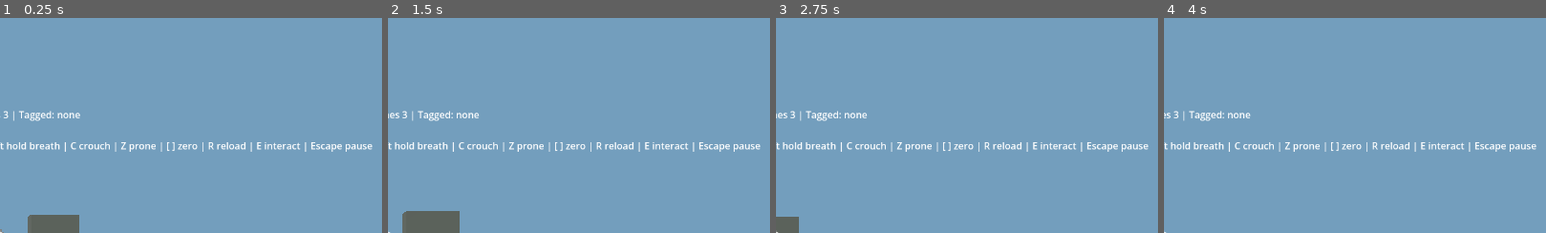
Above: before the commit, frames 1-4 (left to right).
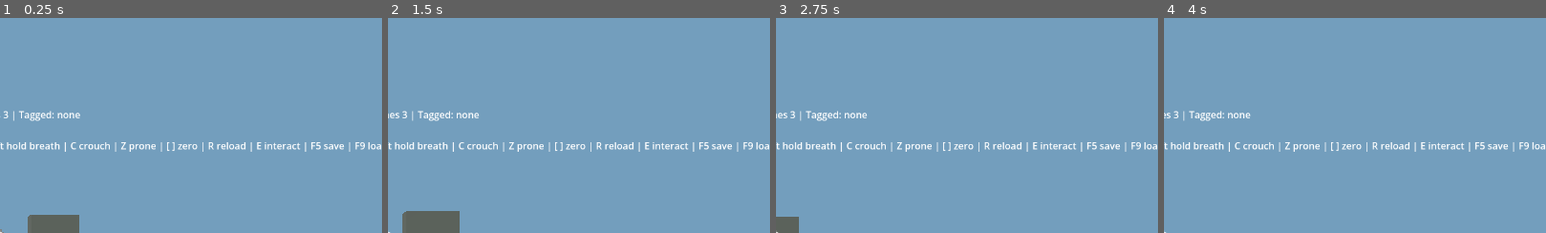
Above: after the commit, the same moments.

Repository: adam656677-oss/sniper
Game: Godot game, scene res://main.tscn
The game is run twice, just before and just after one commit, with the same random seed, the same clock (stepped at 60 frames per second) and the same inputs.
Inputs (mouse positions are % of the whole screen's width and height, from its top left):
- Up to frame 1 (0.25 s): no input
- Up to frame 2 (1.5 s): tap E (interact) at 0.5, 1.25 s; move the mouse to (55, 50) at 0.52 s; hold Right mouse button (aim) 0.53-1.28 s; hold W (move_forward) from 0.53 s (still down); click (55, 50) at 0.67 s; tap B (binoculars) at 0.8, 1.35 s; move the mouse to (45, 50) at 1.27 s; click (45, 50) at 1.42 s
- Up to frame 3 (2.75 s): keep holding W (move_forward); tap C (crouch) at 1.55 s; tap E (interact) at 2 s; move the mouse to (52, 48) at 2.02 s; hold C (crouch) from 2.03 s (still down); click (52, 48) at 2.3 s
- Up to frame 4 (4 s): keep holding W (move_forward); tap E (interact) at 2.75, 3.05, 3.5 s; move the mouse to (49, 52) at 2.77 s; release C (crouch) at 2.78 s; click (49, 52) at 2.85 s; move the mouse to (57, 51) at 3.52 s; hold E (interact) from 3.53 s (still down); click (57, 51) at 3.67 s; tap Z (prone) at 3.8 s
The pictures show only the part of the screen within x 50-100%, y 0-50%; the shares and areas given below are measured in that part.

The runs differ from the first frame. In frame 1, 0.3% of the frame differs, in the area x 81-100%, y 57-63%; in frame 2, 0.3%; in frame 3, 0.3%; in frame 4, 0.3%.

Commit message:
Add versioned saves with checkpoints and quick save/load
Checklist item 4.4 and the save half of 4.11. SaveSystem captures the
mission into a versioned JSON document (player, weapons, stealth kit,
objectives, statistics, difficulty, every hostile's state, dead hostiles,
dropped targets, rung plates and the alert level) and applies it to a live
mission. Completing an objective writes a checkpoint; F5 quick-saves and F9
loads the quick save or the last checkpoint by staging the data and
reloading the scene, which the matching mission applies in _ready.
Corrupt, incomplete or wrong-version saves are rejected with a reason and
never stage a load. New saves suite.

Co-Authored-By: Claude Fable 5.1 <noreply@anthropic.com>
Claude-Session: https://claude.ai/code/session_01Eowivxxx5e3dLJLdS68ERi

Diff:
--- /dev/null
+++ b/autoload/save_system.gd
@@ -0,0 +1,196 @@
+extends Node
+
+# Versioned JSON saves under user://saves. capture() and apply() work on a live
+# mission so tests can round-trip without changing scenes; request_load() stages
+# data that the next mission applies in _ready after a scene reload.
+
+const SAVE_VERSION := 1
+const SAVE_DIR := "user://saves"
+const CHECKPOINT_SLOT := "checkpoint"
+const QUICK_SLOT := "quick"
+
+signal saved(slot: String)
+signal loaded(slot: String)
+
+var pending: Dictionary = {}
+var last_error := ""
+
+func path_for(slot: String) -> String:
+	return "%s/%s.json" % [SAVE_DIR, slot.validate_filename()]
+
+func has_save(slot: String) -> bool:
+	return FileAccess.file_exists(path_for(slot))
+
+func delete_save(slot: String) -> void:
+	if has_save(slot):
+		DirAccess.remove_absolute(ProjectSettings.globalize_path(path_for(slot)))
+
+func capture(mission: Node) -> Dictionary:
+	var player = mission.player
+	var weapon = mission.weapon
+	var level = mission.level
+	weapon.stored[weapon.active] = {"ammo": weapon.ammo, "reserve": weapon.reserve_ammo, "cooldown": weapon.shot_remaining}
+	var enemies: Array = []
+	for enemy in level.enemies:
+		enemies.append(enemy.capture())
+	var dead_enemies: Array = []
+	if level.has_node("Enemies"):
+		for child in level.get_node("Enemies").get_children():
+			if child.has_method("is_alive") and not child.is_alive():
+				dead_enemies.append(child.name)
+	var dead_targets: Array = []
+	if level.has_node("Targets"):
+		for child in level.get_node("Targets").get_children():
+			if child not in level.targets:
+				dead_targets.append(child.name)
+	var plates: Dictionary = {}
+	if level.get("plates") != null:
+		for plate in level.plates:
+			plates[plate.name] = plate.hit_count
+	var tags: Array = []
+	for enemy in mission.stealth.live_tags():
+		tags.append(enemy.name)
+	return {
+		"version": SAVE_VERSION,
+		"scene": mission.scene_file_path,
+		"saved_at": Time.get_datetime_string_from_system(),
+		"difficulty": GameState.difficulty,
+		"intel": GameState.intel,
+		"player": {
+			"position": vec(player.global_position), "yaw": player.rotation.y, "pitch": player.head.rotation.x,
+			"stance": player.stance, "health": player.health
+		},
+		"weapon": {
+			"active": weapon.active, "stored": weapon.stored.duplicate(true),
+			"zero_ranges": Array(weapon.zero_ranges), "fov": mission.camera.fov
+		},
+		"stealth": {"stones": mission.stealth.stones, "tags": tags},
+		"objectives": level.mission_log.to_dict(),
+		"stats": mission.stats.duplicate(),
+		"enemies": enemies,
+		"dead_enemies": dead_enemies,
+		"dead_targets": dead_targets,
+		"plates": plates,
+		"coordinator": {"level": level.coordinator.level, "bodies": level.coordinator.bodies.size()}
+	}
+
+static func vec(v: Vector3) -> Array:
+	return [v.x, v.y, v.z]
+
+static func unvec(a) -> Vector3:
+	if a is Array and a.size() == 3:
+		return Vector3(float(a[0]), float(a[1]), float(a[2]))
+	return Vector3.ZERO
+
+func write(slot: String, data: Dictionary) -> bool:
+	DirAccess.make_dir_recursive_absolute(ProjectSettings.globalize_path(SAVE_DIR))
+	var file := FileAccess.open(path_for(slot), FileAccess.WRITE)
+	if file == null:
+		last_error = "Cannot open %s for writing" % path_for(slot)
+		return false
+	file.store_string(JSON.stringify(data, "\t"))
+	file.close()
+	return true
+
+# Returns {} for a missing, unreadable, malformed or wrong-version save.
+func read(slot: String) -> Dictionary:
+	last_error = ""
+	if not has_save(slot):
+		last_error = "No save in slot %s" % slot
+		return {}
+	var text := FileAccess.get_file_as_string(path_for(slot))
+	var parsed = JSON.parse_string(text)
+	if not (parsed is Dictionary):
+		last_error = "Save %s is not valid JSON" % slot
+		return {}
+	if int(parsed.get("version", -1)) != SAVE_VERSION:
+		last_error = "Save %s has version %s, expected %d" % [slot, str(parsed.get("version", "none")), SAVE_VERSION]
+		return {}
+	for key in ["scene", "player", "weapon", "objectives"]:
+		if not parsed.has(key):
+			last_error = "Save %s is missing %s" % [slot, key]
+			return {}
+	return parsed
+
+func save_game(slot: String, mission: Node) -> bool:
+	if not write(slot, capture(mission)):
+		return false
+	saved.emit(slot)
+	return true
+
+# Stage a save for the next mission load; returns false without touching the scene on a bad save.
+func request_load(slot: String) -> bool:
+	var data := read(slot)
+	if data.is_empty():
+		return false
+	pending = data
+	return true
+
+func apply(mission: Node, data: Dictionary) -> void:
+	var player = mission.player
+	var weapon = mission.weapon
+	var level = mission.level
+	GameState.difficulty = int(data.get("difficulty", GameState.difficulty))
+	GameState.intel = bool(data.get("intel", false))
+	var p: Dictionary = data.player
+	player.global_position = unvec(p.get("position"))
+	player.rotation.y = float(p.get("yaw", 0.0))
+	player.head.rotation.x = float(p.get("pitch", 0.0))
+	player.velocity = Vector3.ZERO
+	player.set_stance(int(p.get("stance", 0)))
+	player.health = float(p.get("health", player.MAX_HEALTH))
+	player.since_damage = 0.0
+	var w: Dictionary = data.weapon
+	for index in range(mini(weapon.stored.size(), w.get("stored", []).size())):
+		var entry: Dictionary = w.stored[index]
+		weapon.stored[index] = {"ammo": int(entry.get("ammo", 0)), "reserve": int(entry.get("reserve", 0)), "cooldown": float(entry.get("cooldown", 0.0))}
+	for index in range(mini(weapon.zero_ranges.size(), w.get("zero_ranges", []).size())):
+		weapon.zero_ranges[index] = float(w.zero_ranges[index])
+	weapon.active = clampi(int(w.get("active", 0)), 0, weapon.profiles.size() - 1)
+	weapon.ammo = int(weapon.stored[weapon.active].ammo)
+	weapon.reserve_ammo = int(weapon.stored[weapon.active].reserve)
+	weapon.shot_remaining = float(weapon.stored[weapon.active].cooldown)
+	weapon.reload_remaining = 0.0
+	weapon.projectiles.clear()
+	mission.camera.fov = float(w.get("fov", 75.0))
+	var st: Dictionary = data.get("stealth", {})
+	mission.stealth.stones = int(st.get("stones", mission.stealth.STONE_COUNT))
+	for name in data.get("dead_enemies", []):
+		var enemy = level.find_enemy(String(name))
+		if enemy:
+			level.remove_enemy_silently(enemy)
+	for saved in data.get("enemies", []):
+		var enemy = level.find_enemy(String(saved.get("name", "")))
+		if enemy:
+			enemy.restore(saved)
+	mission.stealth.tagged_enemies.clear()
+	for name in st.get("tags", []):
+		var enemy = level.find_enemy(String(name))
+		if enemy:
+			mission.stealth.tagged_enemies.append(enemy)
+	for name in data.get("dead_targets", []):
+		if level.has_node("Targets/" + String(name)):
+			level.remove_target_silently(level.get_node("Targets/" + String(name)))
+	if level.get("plates") != null:
+		for plate in level.plates:
+			if data.get("plates", {}).has(plate.name):
+				plate.hit_count = int(data.plates[plate.name])
+				if plate.hit_count > 0:
+					level.rung_plates[plate] = true
+	level.mission_log.from_dict(data.get("objectives", {}))
+	for key in mission.stats.keys():
+		if data.get("stats", {}).has(key):
+			mission.stats[key] = data.stats[key]
+	level.coordinator.level = int(data.get("coordinator", {}).get("level", 0))
+	level.restore_triggers()
+	mission.update_hud()
+	loaded.emit(String(data.get("slot", "")))
+
+# Called by a mission in _ready: applies and clears a pending load for its scene.
+func apply_pending(mission: Node) -> bool:
+	if pending.is_empty() or String(pending.get("scene", "")) != mission.scene_file_path:
+		return false
+	var data := pending
+	pending = {}
+	apply(mission, data)
+	return true
--- a/mission.gd
+++ b/mission.gd
@@ -32,6 +32,23 @@
 	weapon.fired.connect(on_weapon_fired)
 	weapon.body_hit.connect(on_body_hit)
 	level.coordinator.level_changed.connect(on_alert_changed)
+	level.mission_log.objective_changed.connect(on_objective_changed)
+	SaveSystem.apply_pending(self)
+
+func on_objective_changed(_id: String, status: int) -> void:
+	if status == MissionLog.Status.COMPLETE and not GameState.finished and not level.is_complete():
+		SaveSystem.save_game(SaveSystem.CHECKPOINT_SLOT, self)
+
+func quick_save() -> bool:
+	if not GameState.simulation_active():
+		return false
+	return SaveSystem.save_game(SaveSystem.QUICK_SLOT, self)
+
+func load_slot(slot: String) -> bool:
+	if not SaveSystem.request_load(slot):
+		return false
+	get_tree().reload_current_scene()
+	return true
 
 func on_weapon_fired(profile: WeaponProfile) -> void:
 	stats.shots += 1
@@ -99,6 +116,13 @@
 		return
 	if event.is_action_pressed("restart"):
 		get_tree().reload_current_scene()
+		return
+	if event.is_action_pressed("quick_save"):
+		quick_save()
+		return
+	if event.is_action_pressed("quick_load"):
+		if not load_slot(SaveSystem.QUICK_SLOT):
+			load_slot(SaveSystem.CHECKPOINT_SLOT)
 		return
 	if event.is_action_pressed("pause"):
 		if not GameState.finished:
@@ -171,7 +195,7 @@
 	var tag_line := "Tagged: none" if tags.is_empty() else "Tagged: " + ", ".join(tags.map(func(e): return "%s %.0f m" % [e.name, player.global_position.distance_to(e.global_position)]))
 	var alert_line := "Health %d | Alert: %s | Hostiles: %d | %s | Stones %d | %s%s" % [int(round(player.health)), level.coordinator.level_name(), level.enemies.size(), noise_bar, stealth.stones, tag_line, " | BINOCULARS" if stealth.binoculars else ""]
 	var objective_lines: String = "\n".join(level.mission_log.lines())
-	hud.text = "ECHO RIDGE | prototype\n%s\n%s\n%s | Ammo %d /  …(185 unchanged characters)… ne | [ ] zero | R reload | E interact | Escape pause" % [
+	hud.text = "ECHO RIDGE | prototype\n%s\n%s\n%s | Ammo %d /  …(185 unchanged characters)… ne | [ ] zero | R reload | E interact | F5 save | F9 load | Escape pause" % [
 		objective, objective_lines, weapon.profile().display_name, weapon.ammo, weapon.reserve_ammo, weapon.status_text(), level.targets.size(), weapon.projectiles.size(), stance_name, breath, alert_line, range_line, wind_text(), shot_line]
 
 func is_aiming() -> bool:
--- a/project.godot
+++ b/project.godot
@@ -8,6 +8,7 @@
 [autoload]
 
 GameState="*res://autoload/game_state.gd"
+SaveSystem="*res://autoload/save_system.gd"
 
 [display]
 window/size/viewport_width=1280
@@ -106,3 +107,11 @@
 "deadzone": 0.5,
 "events": [Object(InputEventKey,"resource_local_to_scene":false,"resource_name":"","device":-1,"window_id":0,"alt_press …(191 unchanged characters)…
 }
+quick_save={
+"deadzone": 0.5,
+"events": [Object(InputEventKey,"resource_local_to_scene":false,"resource_name":"","device":-1,"window_id":0,"alt_pressed":false,"shift_pressed":false,"ctrl_pressed":false,"meta_pressed":false,"pressed":false,"keycode":4194332,"physical_keycode":0,"key_label":0,"unicode":0,"location":0,"echo":false,"script":null)]
+}
+quick_load={
+"deadzone": 0.5,
+"events": [Object(InputEventKey,"resource_local_to_scene":false,"resource_name":"","device":-1,"window_id":0,"alt_pressed":false,"shift_pressed":false,"ctrl_pressed":false,"meta_pressed":false,"pressed":false,"keycode":4194336,"physical_keycode":0,"key_label":0,"unicode":0,"location":0,"echo":false,"script":null)]
+}
--- a/scenes/enemies/enemy.gd
+++ b/scenes/enemies/enemy.gd
@@ -321,5 +321,30 @@
 			if state_time >= FLEE_SECONDS:
 				change_state(State.SEARCH)
 
+func capture() -> Dictionary:
+	return {
+		"name": name, "position": [global_position.x, global_position.y, global_position.z], "yaw": rotation.y,
+		"state": state, "health": health, "awareness": perception.awareness, "patrol_index": patrol_index,
+		"last_known": [last_known.x, last_known.y, last_known.z], "has_last_known": has_last_known
+	}
+
+func restore(data: Dictionary) -> void:
+	var p = data.get("position", [0, 0, 0])
+	global_position = Vector3(float(p[0]), float(p[1]), float(p[2]))
+	rotation.y = float(data.get("yaw", 0.0))
+	velocity = Vector3.ZERO
+	health = float(data.get("health", MAX_HEALTH))
+	perception.awareness = float(data.get("awareness", 0.0))
+	patrol_index = int(data.get("patrol_index", 0)) % maxi(patrol_points.size(), 1)
+	var lk = data.get("last_known", [0, 0, 0])
+	last_known = Vector3(float(lk[0]), float(lk[1]), float(lk[2]))
+	has_last_known = bool(data.get("has_last_known", false))
+	var saved_state := int(data.get("state", State.PATROL))
+	if saved_state == State.DEAD:
+		die()
+	else:
+		state = saved_state
+		state_time = 0.0
+
 func _physics_process(delta: float) -> void:
 	tick(delta)
--- a/scenes/levels/compound.gd
+++ b/scenes/levels/compound.gd
@@ -23,6 +23,9 @@
 	exfil_zone = add_trigger("ExfilZone", gate_point, Vector3(8, 4, 6))
 	exfil_zone.enabled = false
 	exfil_zone.entered.connect(func(_zone): mission_log.complete("exfil"))
+
+func restore_triggers() -> void:
+	exfil_zone.enabled = mission_log.status("exfil") == MissionLog.Status.ACTIVE
 
 func on_alert_changed(level: int) -> void:
 	if level >= AlertCoordinator.Level.ALERT:
--- a/scenes/levels/level_base.gd
+++ b/scenes/levels/level_base.gd
@@ -64,6 +64,28 @@
 	enemies.erase(enemy)
 	coordinator.unregister(enemy)
 	coordinator.report_death(enemy)
+
+func find_enemy(enemy_name: String) -> Node:
+	for enemy in enemies:
+		if enemy.name == enemy_name:
+			return enemy
+	if has_node("Enemies/" + enemy_name):
+		return get_node("Enemies/" + enemy_name)
+	return null
+
+# Remove without objective progress or alert escalation; used when restoring a save.
+func remove_enemy_silently(enemy: Node) -> void:
+	enemies.erase(enemy)
+	coordinator.unregister(enemy)
+	enemy.queue_free()
+
+func remove_target_silently(body: Node) -> void:
+	targets.erase(body)
+	body.queue_free()
+
+# Re-evaluate trigger enablement after a restore. Levels override when they gate zones.
+func restore_triggers() -> void:
+	pass
 
 # Override to add hostiles when the coordinator reaches lockdown.
 func spawn_reinforcements(_position: Vector3) -> void:
--- a/scenes/levels/test_range.gd
+++ b/scenes/levels/test_range.gd
@@ -23,7 +23,7 @@
 func interact(point: Vector3) -> void:
 	if near_terminal(point) and not GameState.intel:
 		GameState.collect_intel()
+		mission_log.activate("extract")
 		mission_log.complete("intel")
-		mission_log.activate("extract")
 	if GameState.intel and near_extraction(point):
 		mission_log.complete("extract")
--- /dev/null
+++ b/tests/saves.gd
@@ -0,0 +1,132 @@
+extends SceneTree
+
+var failures := 0
+var state: Node
+var saves: Node
+
+func check(condition: bool, label: String) -> void:
+	if condition:
+		print("PASS: " + label)
+	else:
+		failures += 1
+		push_error("FAIL: " + label)
+
+func _initialize() -> void:
+	call_deferred("run_tests")
+
+func fresh(path: String) -> Node:
+	var game = load(path).instantiate()
+	root.add_child(game)
+	game.set_physics_process(false)
+	return game
+
+func run_tests() -> void:
+	state = root.get_node("GameState")
+	saves = root.get_node("SaveSystem")
+	saves.delete_save("test")
+	saves.delete_save(saves.CHECKPOINT_SLOT)
+	check(not saves.has_save("test") and saves.read("test").is_empty() and not saves.request_load("test"), "Missing save reads as empty and cannot be loaded")
+	var game = fresh("res://compound_mission.tscn")
+	await physics_frame
+	await physics_frame
+	var level = game.level
+	for enemy in level.enemies:
+		enemy.set_physics_process(false)
+	# Build a distinctive state.
+	game.player.global_position = Vector3(12, 1, -33)
+	game.player.rotation.y = 0.7
+	game.player.set_stance(game.player.Stance.CROUCH)
+	game.player.take_damage(35.0)
+	game.weapon.ammo = 2
+	game.weapon.reserve_ammo = 11
+	game.weapon.zero_ranges[0] = 400.0
+	game.camera.fov = 25.0
+	game.stealth.stones = 1
+	game.stealth.tagged_enemies.append(level.enemies[1])
+	var victim = level.enemies[3]
+	var victim_name: String = victim.name
+	level.on_body_hit(victim, -1, 1000.0, 210.0)
+	var guard = level.enemies[0]
+	var guard_name: String = guard.name
+	guard.change_state(guard.State.SEARCH)
+	guard.perception.awareness = 0.8
+	guard.last_known = Vector3(1, 1, -2)
+	guard.has_last_known = true
+	guard.health = 60.0
+	guard.global_position = Vector3(-20, 1, -40)
+	game.stats.shots = 7
+	game.stats.hits = 3
+	state.difficulty = state.Difficulty.HARD
+	check(saves.has_save(saves.CHECKPOINT_SLOT) == false, "No checkpoint before an objective completes")
+	level.mission_log.complete("silent")
+	check(saves.has_save(saves.CHECKPOINT_SLOT), "Completing an objective writes a checkpoint")
+	check(saves.save_game("test", game) and saves.has_save("test"), "Quick save writes a file")
+	var data: Dictionary = saves.read("test")
+	check(data.version == 1 and data.scene == "res://compound_mission.tscn" and data.enemies.size() == 3 and data.dead_enemies == [victim_name], "Save records scene, living and dead hostiles")
+	game.queue_free()
+	await process_frame
+	# Restore into a fresh mission.
+	state.difficulty = state.Difficulty.NORMAL
+	game = fresh("res://compound_mission.tscn")
+	await physics_frame
+	await physics_frame
+	level = game.level
+	for enemy in level.enemies:
+		enemy.set_physics_process(false)
+	check(level.enemies.size() == 4 and game.player.health == 100.0, "Fresh mission starts clean")
+	saves.apply(game, data)
+	check(game.player.global_position.is_equal_approx(Vector3(12, 1, -33)) and is_equal_approx(game.player.rotation.y, 0.7), "Player position and facing restore")
+	check(game.player.stance == game.player.Stance.CROUCH and game.player.health == 65.0, "Player stance and health restore")
+	check(game.weapon.ammo == 2 and game.weapon.reserve_ammo == 11 and game.weapon.zero_range() == 400.0 and game.camera.fov == 25.0, "Weapon ammunition, zero and aim restore")
+	check(game.stealth.stones == 1 and game.stealth.live_tags().size() == 1 and game.stealth.live_tags()[0].name == level.enemies[1].name, "Stealth kit and tags restore")
+	await process_frame
+	check(level.enemies.size() == 3 and level.find_enemy(victim_name) == null, "Dead hostiles stay dead")
+	var restored = level.find_enemy(guard_name)
+	check(restored.state == restored.State.SEARCH and restored.health == 60.0 and is_equal_approx(restored.perception.awareness, 0.8) and restored.last_known == Vector3(1, 1, -2) and restored.global_position.is_equal_approx(Vector3(-20, 1, -40)), "Hostile state, health, awareness and position restore")
+	check(level.mission_log.find("eliminate").progress == 1 and level.mission_log.status("silent") == level.mission_log.Status.COMPLETE, "Objective progress restores without double counting")
+	check(game.stats.shots == 7 and game.stats.hits == 3 and game.stats.kills == 1 and game.stats.longest_kill == 210.0, "Statistics restore")
+	check(state.difficulty == state.Difficulty.HARD, "Difficulty restores")
+	game.queue_free()
+	await process_frame
+	# Pending load applies on the next mission for the matching scene only.
+	check(saves.request_load("test") and not saves.pending.is_empty(), "Requesting a load stages the data")
+	game = fresh("res://main.tscn")
+	await process_frame
+	check(not saves.pending.is_empty() and game.player.health == 100.0, "A different scene leaves the staged load alone")
+	game.queue_free()
+	await process_frame
+	game = fresh("res://compound_mission.tscn")
+	await process_frame
+	check(saves.pending.is_empty() and game.player.health == 65.0 and game.level.enemies.size() == 3, "The matching scene applies the staged load in _ready")
+	game.queue_free()
+	await process_frame
+	# Test range: intel survives a save.
+	game = fresh("res://main.tscn")
+	await process_frame
+	game.player.position = Vector3(0, 1, -58)
+	game.interact()
+	check(saves.has_save(saves.CHECKPOINT_SLOT) and saves.read(saves.CHECKPOINT_SLOT).scene == "res://main.tscn", "Collecting intel checkpoints the test range")
+	game.queue_free()
+	await process_frame
+	game = fresh("res://main.tscn")
+	await process_frame
+	saves.apply(game, saves.read(saves.CHECKPOINT_SLOT))
+	check(state.intel and game.level.mission_log.status("extract") == game.level.mission_log.Status.ACTIVE, "Intel and the extraction objective restore")
+	game.queue_free()
+	await process_frame
+	# Corruption and version handling.
+	var file := FileAccess.open(saves.path_for("test"), FileAccess.WRITE)
+	file.store_string("{ this is not json")
+	file.close()
+	check(saves.read("test").is_empty() and saves.last_error.contains("JSON"), "Corrupt save is rejected with a reason")
+	saves.write("test", {"version": 99, "scene": "x", "player": {}, "weapon": {}, "objectives": {}})
+	check(saves.read("test").is_empty() and saves.last_error.contains("version"), "Wrong save version is rejected")
+	saves.write("test", {"version": 1, "scene": "x"})
+	check(saves.read("test").is_empty() and saves.last_error.contains("missing"), "Incomplete save is rejected")
+	check(not saves.request_load("test") and saves.pending.is_empty(), "A bad save never stages a load")
+	saves.delete_save("test")
+	saves.delete_save(saves.CHECKPOINT_SLOT)
+	check(not saves.has_save("test"), "Deleting a save removes the file")
+	if failures == 0:
+		print("SAVE TESTS PASSED")
+	quit(0 if failures == 0 else 1)
Not shown, added: autoload/save_system.gd.uid
Not shown, added: tests/saves.gd.uid
Not shown, changed: docs/CHECKLIST.md
Not shown, changed: docs/VALIDATION.md
